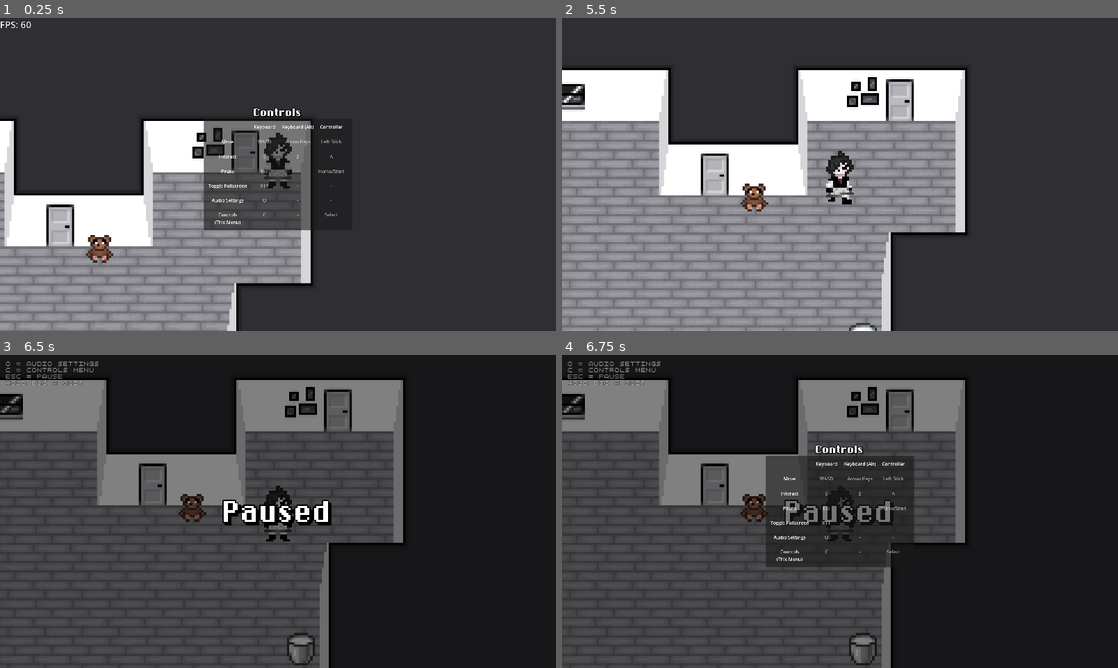
Above: before the commit, frames 1-4 (two rows, left to right).
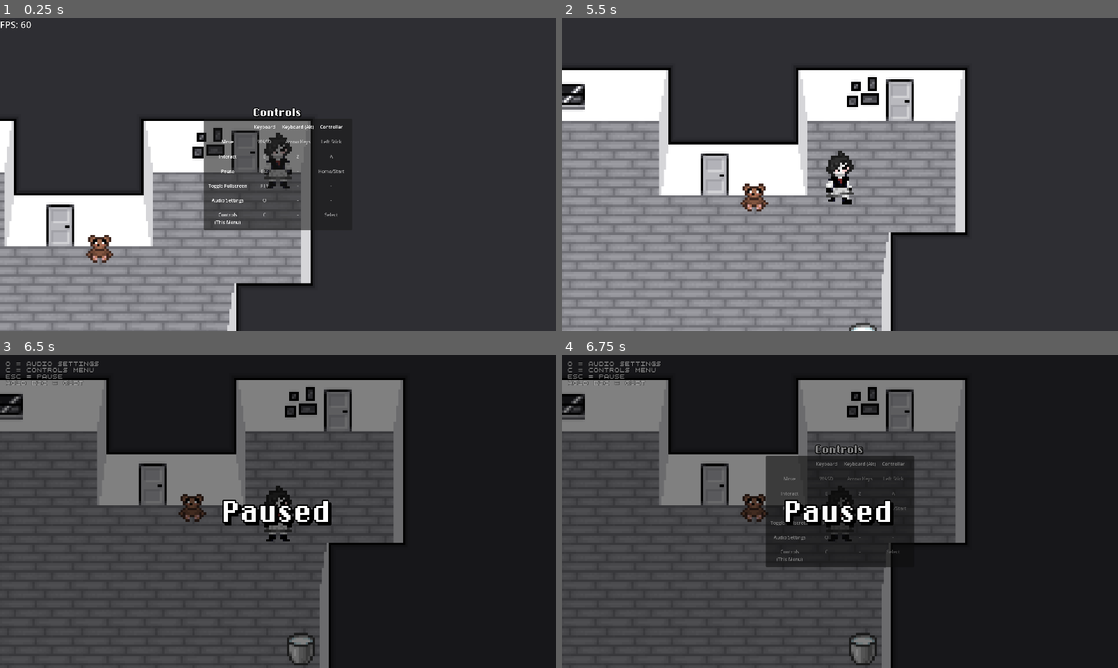
Above: after the commit, the same moments.

Repository: Theooolone/m-game
Game: Godot game, scene res://scenes/main.tscn
Two runs of this game, one before a commit and one after it. Both use one fixed random seed, a clock stepped at 60 frames per second and the inputs below.
Inputs (mouse positions are in pixels of both pictures, inside the frame that each line leads up to):
- Up to frame 1 (0.25 s): no input
- Up to frame 2 (5.5 s): tap Enter at 0.5, 2, 5 s; move the mouse to (962, 158) at 0.52 s; hold Right (right) 0.53-1.25 s; click (962, 158) at 0.6 s; tap Space at 1.25, 3.5 s; drag from (728, 190) to (645, 259) at 1.27 s; move the mouse to (895, 105) at 2.02 s; hold Right (right) 2.03-2.75 s; tap C (show_controls) at 2.1 s; drag from (812, 237) to (756, 143) at 2.77 s; move the mouse to (1006, 221) at 3.52 s; hold A (left) 3.53-4.25 s; tap E (interact) at 3.6 s; tap F3 (debug_menu) at 4.15 s; drag from (673, 127) to (756, 96) at 4.27 s; move the mouse to (867, 174) at 5.02 s; hold S (down) from 5.03 s (still down); click (867, 174) at 5.1 s
- Up to frame 3 (6.5 s): tap Escape (pause) at 5.65 s; release S (down) at 5.75 s; drag from (194, 433) to (300, 401) at 5.77 s
- Up to frame 4 (6.75 s): tap Space at 6.5 s; move the mouse to (962, 495) at 6.52 s; hold W (up) from 6.53 s (still down); tap C (show_controls) at 6.6 s

Frames 1-3 are identical in both runs. In frame 4, 0.9% of the frame differs, in the area x 37-62%, y 28-66%.

Commit message:
Changed layer of pause menu

Diff:
--- a/scenes/pause_menu.tscn
+++ b/scenes/pause_menu.tscn
@@ -24,6 +24,7 @@
 
 [node name="PauseMenu" type="CanvasLayer"]
 process_mode = 3
+layer = 100
 script = ExtResource("1_sf1jr")
 
 [node name="ColorRect" type="ColorRect" parent="."]
